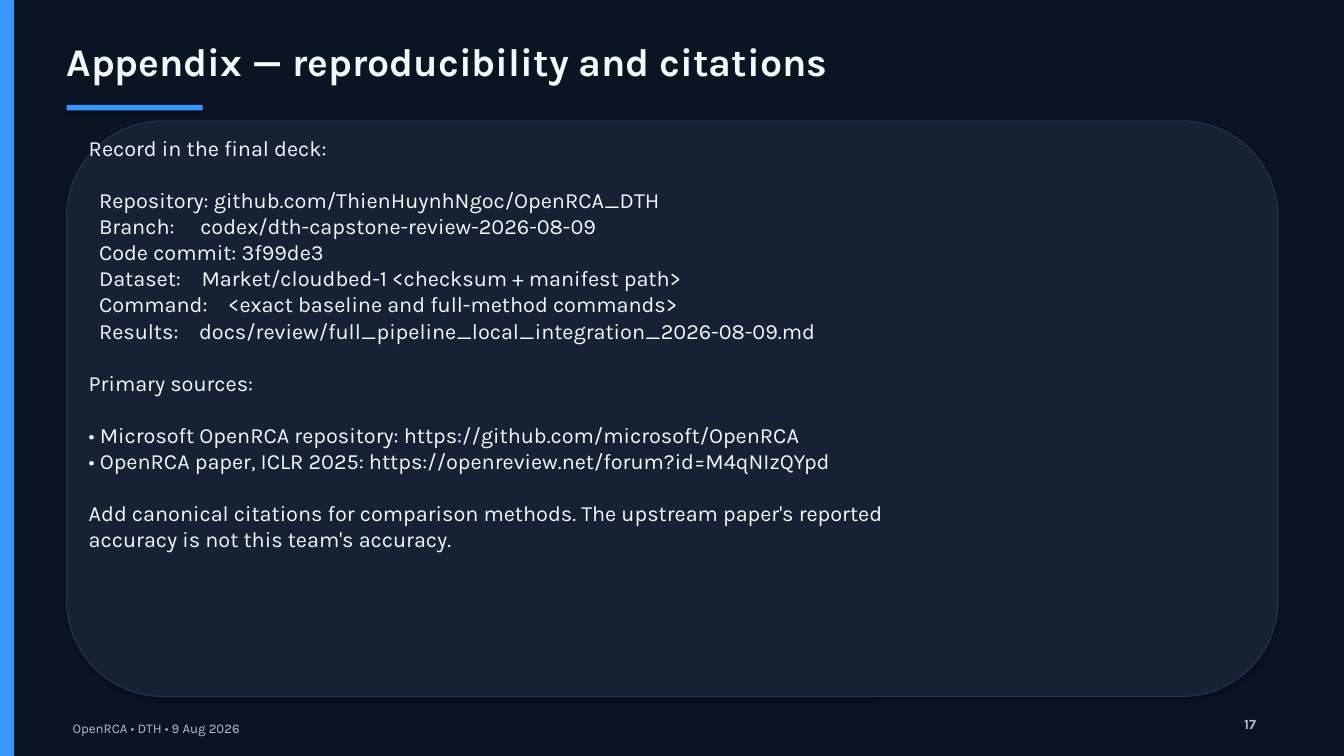
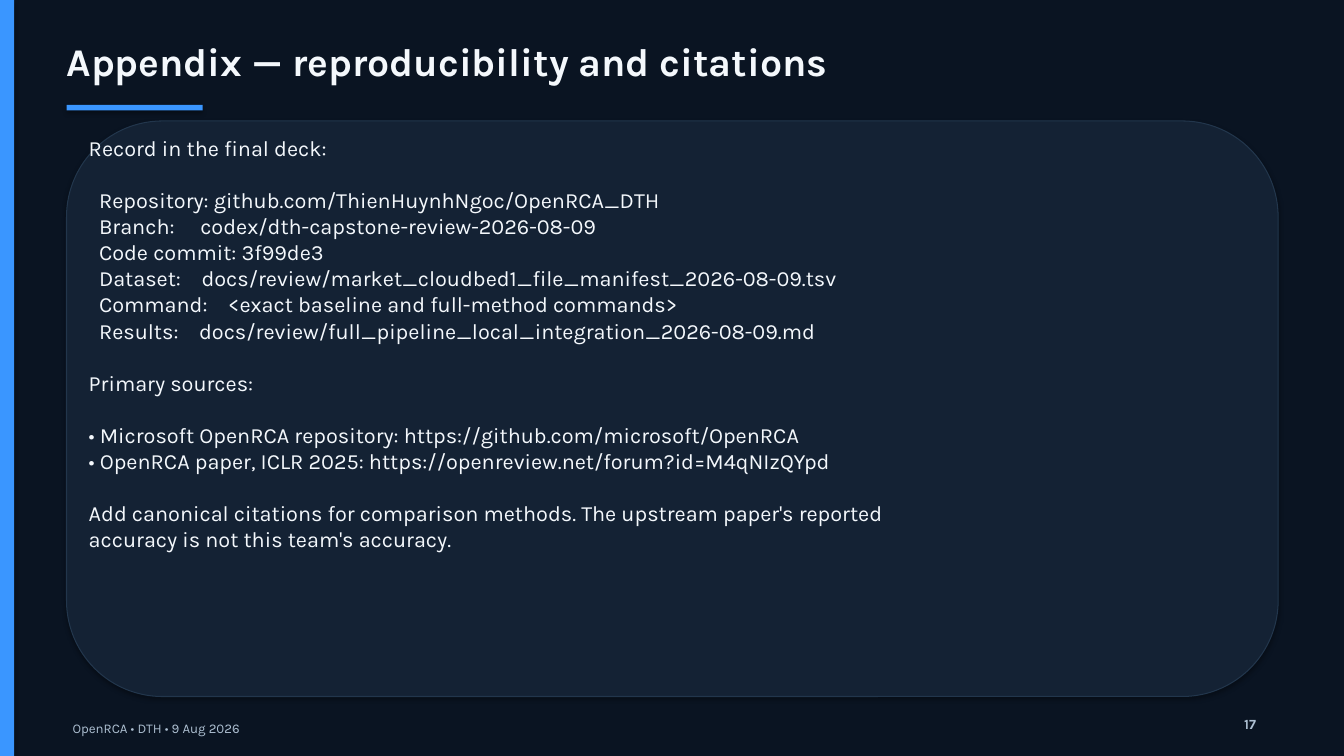
Before and after one commit to DuongNg1111/openrca_dth_deploy, a slide deck: slide 17 of docs/slides/capstone_review_2026-08-09.pptx. Drawn at 1344x756 pixels with LibreOffice and Linux fonts; fonts in the diff are those of the drawing. Boxes give left, top, right and bottom in pixels: in the first picture for what was removed or moved away, otherwise in the second. Text is boxed around its words. In the diff, an @@ line names an element or a change of style, - is before the commit and + after.

Commit message:
docs(data): add verified Market file manifest

```diff
--- a/docs/slides/capstone_review_2026-08-09.pptx
+++ b/docs/slides/capstone_review_2026-08-09.pptx
@@ text at [89,141,882,553]: text changed @@
-Record in the final deck:
-Repository: github.com/ThienHuynhNgoc/OpenRCA_DTH
-Branch: codex/dth-capstone-review-2026-08-09
-Code commit: 3f99de3
-Dataset: Market/cloudbed-1 <checksum + manifest path>
-Command: <exact baseline and full-method commands>
-Results: docs/review/full_pipeline_local_integration_2026-08-09.md
-Primary sources:
-• Microsoft OpenRCA repository: https://github.com/microsoft/OpenRCA
-• OpenRCA paper, ICLR 2025: https://openreview.net/forum?id=M4qNIzQYpd
-Add canonical citations for comparison methods. The upstream paper's reported
-accuracy is not this team's accuracy.
+Record in the final deck:
+Repository: github.com/ThienHuynhNgoc/OpenRCA_DTH
+Branch: codex/dth-capstone-review-2026-08-09
+Code commit: 3f99de3
+Dataset: docs/review/market_cloudbed1_file_manifest_2026-08-09.tsv
+Command: <exact baseline and full-method commands>
+Results: docs/review/full_pipeline_local_integration_2026-08-09.md
+Primary sources:
+• Microsoft OpenRCA repository: https://github.com/microsoft/OpenRCA
+• OpenRCA paper, ICLR 2025: https://openreview.net/forum?id=M4qNIzQYpd
+Add canonical citations for comparison methods. The upstream paper's reported
+accuracy is not this team's accuracy.
```
Also in this commit, not shown: 2 other slides changed, 4 other files.
